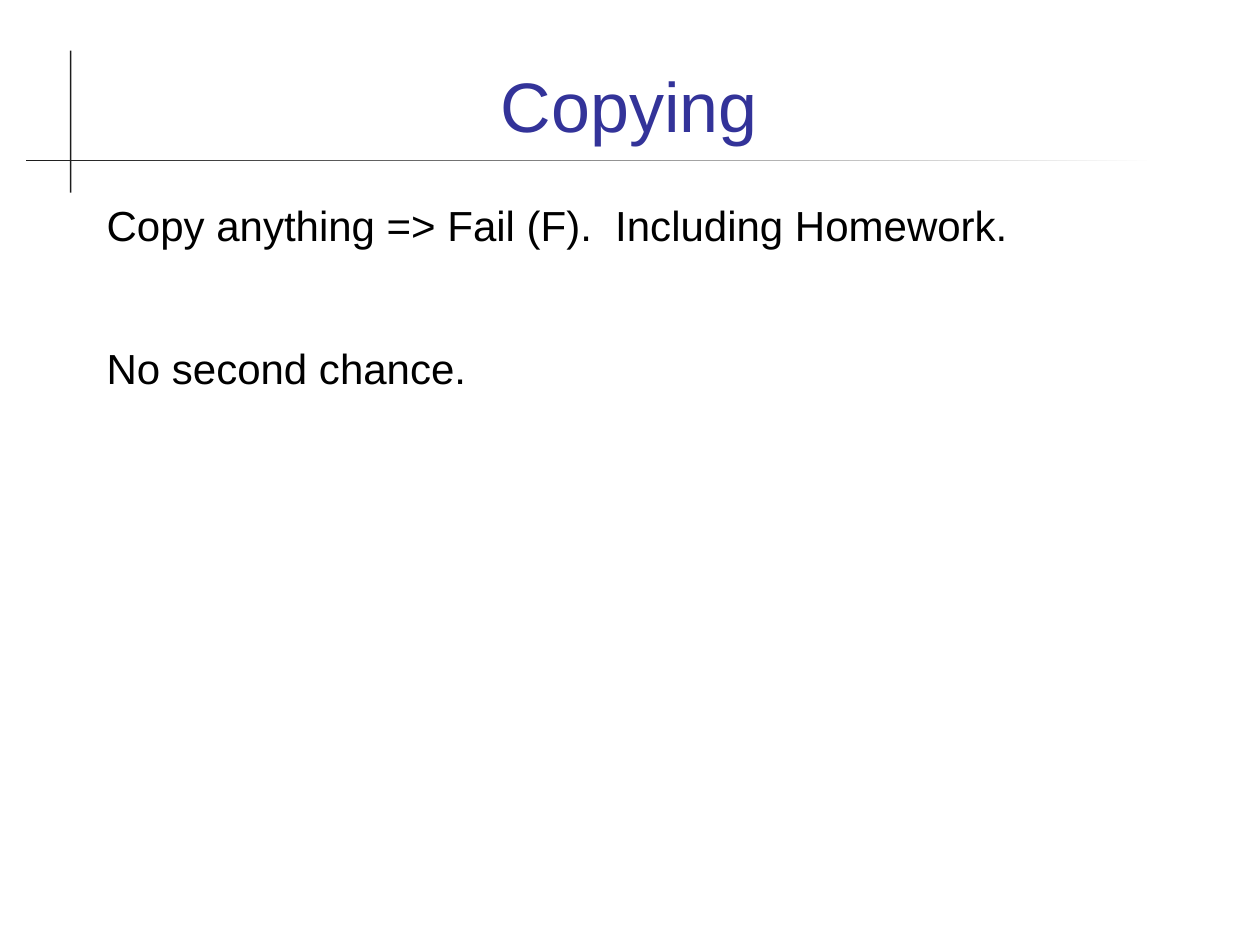
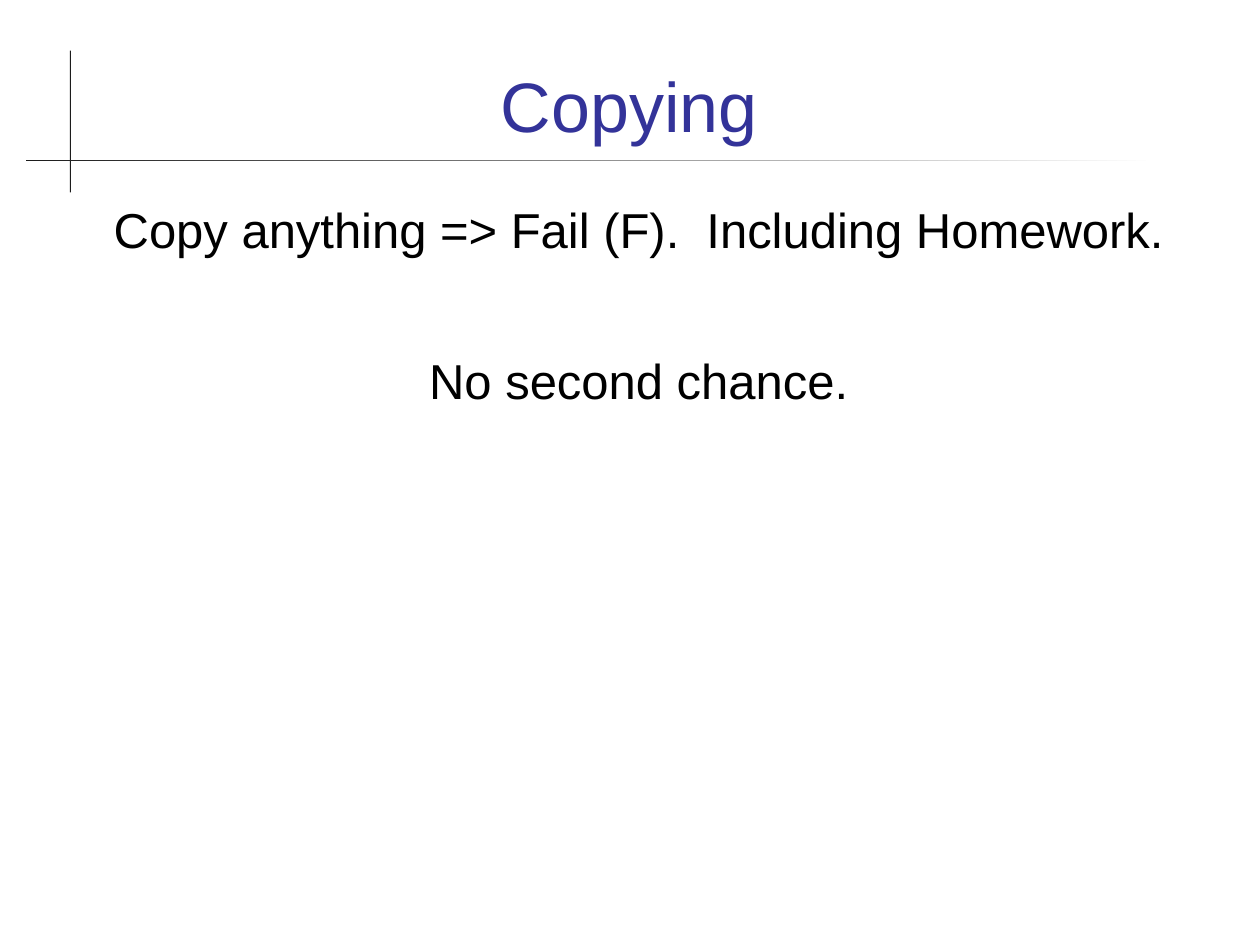
Before and after one commit to skeoop/skeoop.github.io, a slide deck: slide 12 of intro/Introduction-to-Course.ppt. Drawn at 1260x945 pixels with LibreOffice and Linux fonts; fonts in the diff are those of the drawing. Boxes give left, top, right and bottom in pixels: in the first picture for what was removed or moved away, otherwise in the second. Text is boxed around its words. In the diff, an @@ line names an element or a change of style, - is before the commit and + after.

Commit message:
formatting of intro slides

```diff
--- a/intro/Introduction-to-Course.ppt
+++ b/intro/Introduction-to-Course.ppt
@@ text "Copy anything => Fail (F). ..." at [114,212,1164,400]: size 24 to 28 pt; alignment left to centre @@
```
Also in this commit, not shown: 14 other slides changed, 1 other file.
